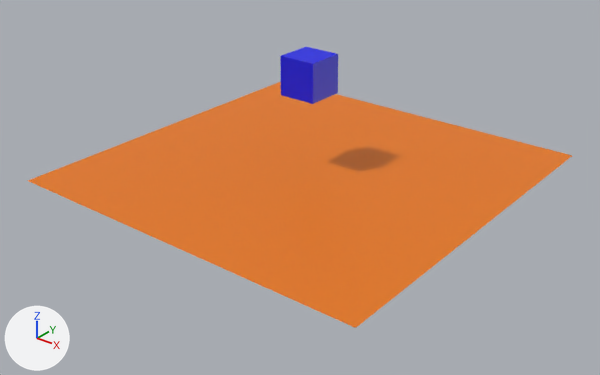
A saved change to the glTF model DemoAnimation.glb.
One viewpoint serves both versions: a 50 mm lens placed at (24.1, -30.8, 12.8), pointed at (0.7, -1.6, -5.3). Lighting does not change. The marker at lower left points along +X, +Y and +Z. Where no turn or scale is listed for an object, it has been applied to the vertices.

The scene before the commit, as lines of its bpy script (objects in view):
```python
mat_material_001 = principled_material('Material.001')
mat_material_001.base_color = (0.00477, 0.0078, 0.8)  # blue #0f16e7
me_cube_001 = bpy.data.meshes.new('Cube.001')
me_cube_001.from_pydata(...)  # a box spanning x -1.0..1.0, y -1.0..1.0, z -1.0..1.0
me_cube_001.materials.append(mat_material_001)  # blue #0f16e7
me_plane = bpy.data.meshes.new('Plane')
me_plane.from_pydata([(-10.0, -10.0, 0.0), (10.0, -10.0, 0.0), (-10.0, 10.0, 0.0), (10.0, 10.0, 0.0)], [], [(0, 1, 3), (0, 3, 2)])
me_plane.materials.append(mat_material_002)  # orange #e7780d
ob_cube = bpy.data.objects.new('Cube', me_cube_001)
ob_cube.location = (0.0, 0.0, 0.0)
ob_plane = bpy.data.objects.new('Plane', me_plane)
ob_plane.location = (0.0, 0.0, -5.0)
```
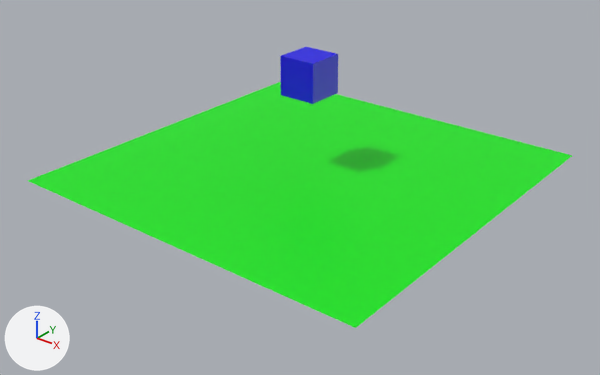
Where the change shows, as pixel boxes (x1, y1, x2, y2) in the pictures (600 x 375 px):
```json
{"object": "Plane", "change": "recoloured", "before": [28, 82, 572, 328], "after": [28, 82, 572, 328], "on screen": "orange to green"}
{"object": "Cube", "change": "recoloured", "before": [281, 62, 338, 104], "after": [281, 62, 338, 104]}
```

The change, as JSON lines over the scene's bpy script:
```json
{"op": "set", "path": "mat_material_001.base_color", "old": "(0.00477, 0.0078, 0.8)", "new": "(0.0, 0.801, 0.00402)", "note": "blue #0f16e7 -> green #00e70d"}
{"block": "me_plane", "where": "me_plane.from_pydata(...)  # 4 vertices, 2 faces; spans x -10.0..10.0, y -10.0..10.0, z 0.0"}
{"op": "remove", "block": "me_plane", "code": "me_plane.materials.append(mat_material_002)  # orange #e7780d"}
{"op": "add", "block": "me_plane", "code": "me_plane.materials.append(mat_material_001)  # green #00e70d"}
```
